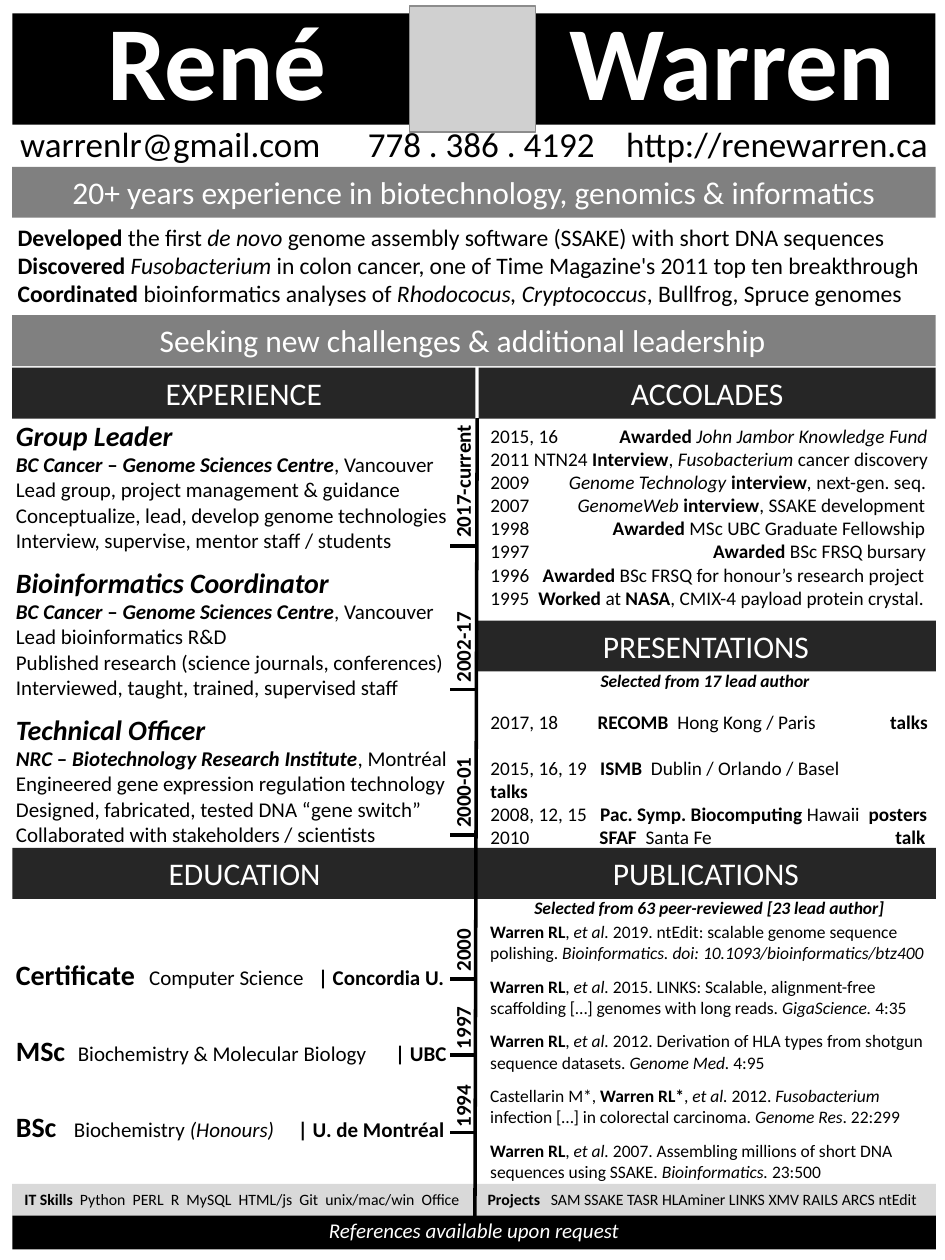
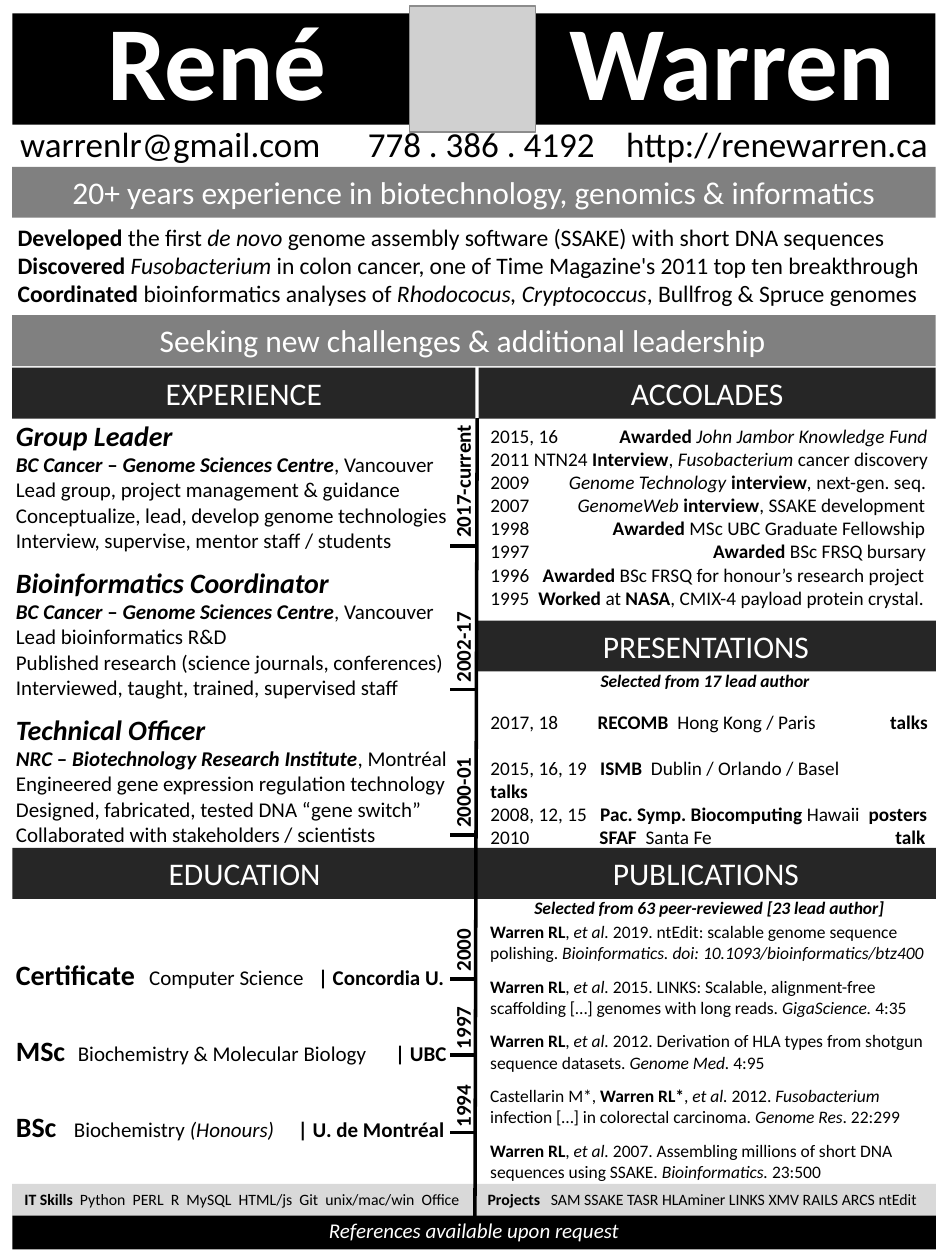
Before and after one commit to warrenlr/warrenlr.github.io, a slide deck: slide 1 of cv/CV_RWARREN_PPT.pptx. Drawn at 945x1260 pixels with LibreOffice and Linux fonts; fonts in the diff are those of the drawing; grey boxes stand for pictures. Boxes give left, top, right and bottom in pixels: in the first picture for what was removed or moved away, otherwise in the second. Text is boxed around its words. In the diff, an @@ line names an element or a change of style, - is before the commit and + after.

```diff
--- a/cv/CV_RWARREN_PPT.pptx
+++ b/cv/CV_RWARREN_PPT.pptx
@@ text at <box>18,285,917,306</box>: text changed @@
-Coordinated bioinformatics analyses of Rhodococus, Cryptococcus, Bullfrog, Spruce genomes
+Coordinated bioinformatics analyses of Rhodococus, Cryptococcus, Bullfrog & Spruce genomes
```
Also in this commit, not shown: 1 other file.
